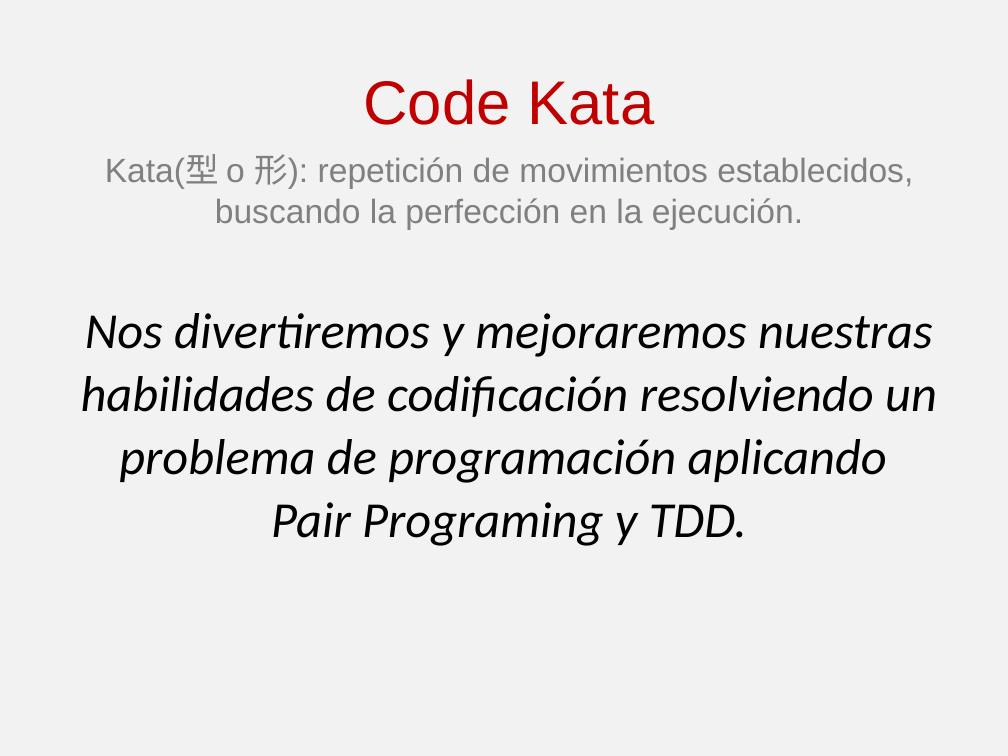
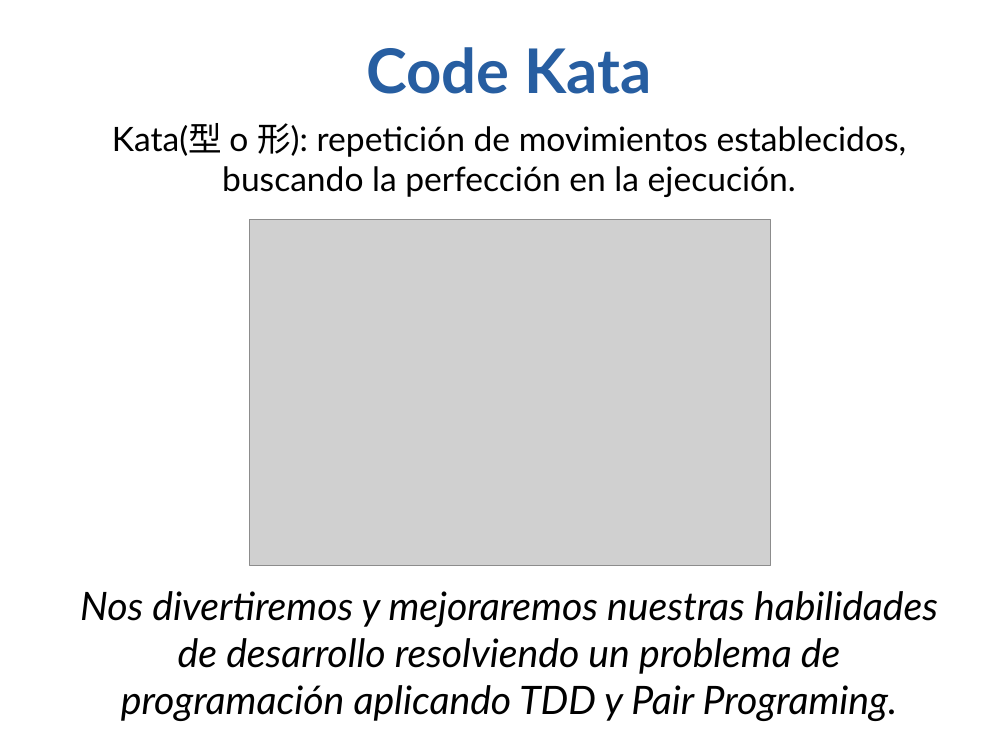
Before and after one commit to angelnunezsalazar/Coding-Dojo, a slide deck: slide 4 of Randori/Coding Dojo.pptx. Drawn at 1008x756 pixels with LibreOffice and Linux fonts; fonts in the diff are those of the drawing; grey boxes stand for pictures. Boxes give left, top, right and bottom in pixels: in the first picture for what was removed or moved away, otherwise in the second. Text is boxed around its words. In the diff, an @@ line names an element or a change of style, - is before the commit and + after.

```diff
--- a/Randori/Coding Dojo.pptx
+++ b/Randori/Coding Dojo.pptx
@@ background #F2F2F2 to #FFFFFF @@
@@ title "Code Kata": place and size @@
-title "Code Kata" at [363, 79, 655, 125]
+title "Code Kata" at [366, 47, 651, 94]
@@ title "Code Kata" at [366, 47, 651, 94]: font Arial to Lato, text colour #C00000 to #275EA1, bold on @@
@@ text "Kata(型 o 形): repetición de ...": place and size @@
-text "Kata(型 o 形): repetición de ..." at [105, 154, 913, 230]
+text "Kata(型 o 形): repetición de ..." at [112, 123, 907, 197]
@@ text "Kata(型 o 形): repetición de ..." at [112, 123, 907, 197]: font Arial to Lato, text colour #808080 to #000000 @@
@@ picture added at [250, 220, 770, 565] @@
@@ text at [80, 591, 938, 721]: text changed; size 36 to 28 pt; font Calibri to Lato @@
-Nos divertiremos y mejoraremos nuestras habilidades de codificación resolviendo un problema de programación aplicando
-Pair Programing y TDD.
+Nos divertiremos y mejoraremos nuestras habilidades de desarrollo resolviendo un problema de programación aplicando TDD y Pair Programing.
```
Also in this commit, not shown: 9 other slides changed, 1 slide added, 2 slides removed, 1 other file.
